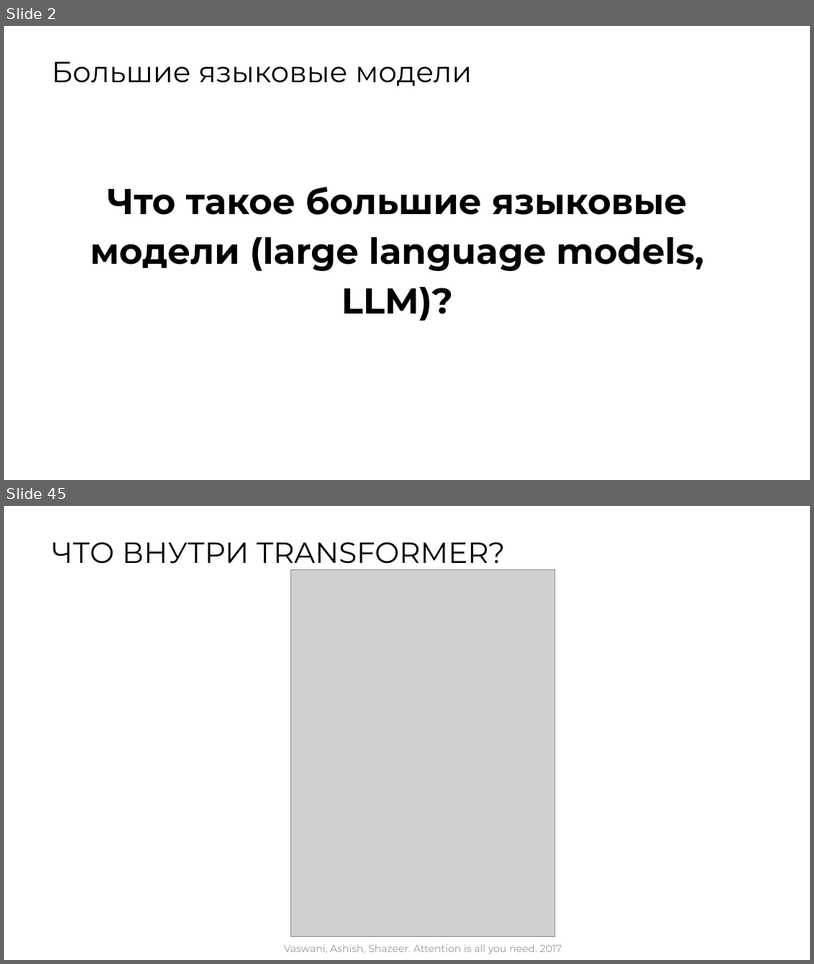
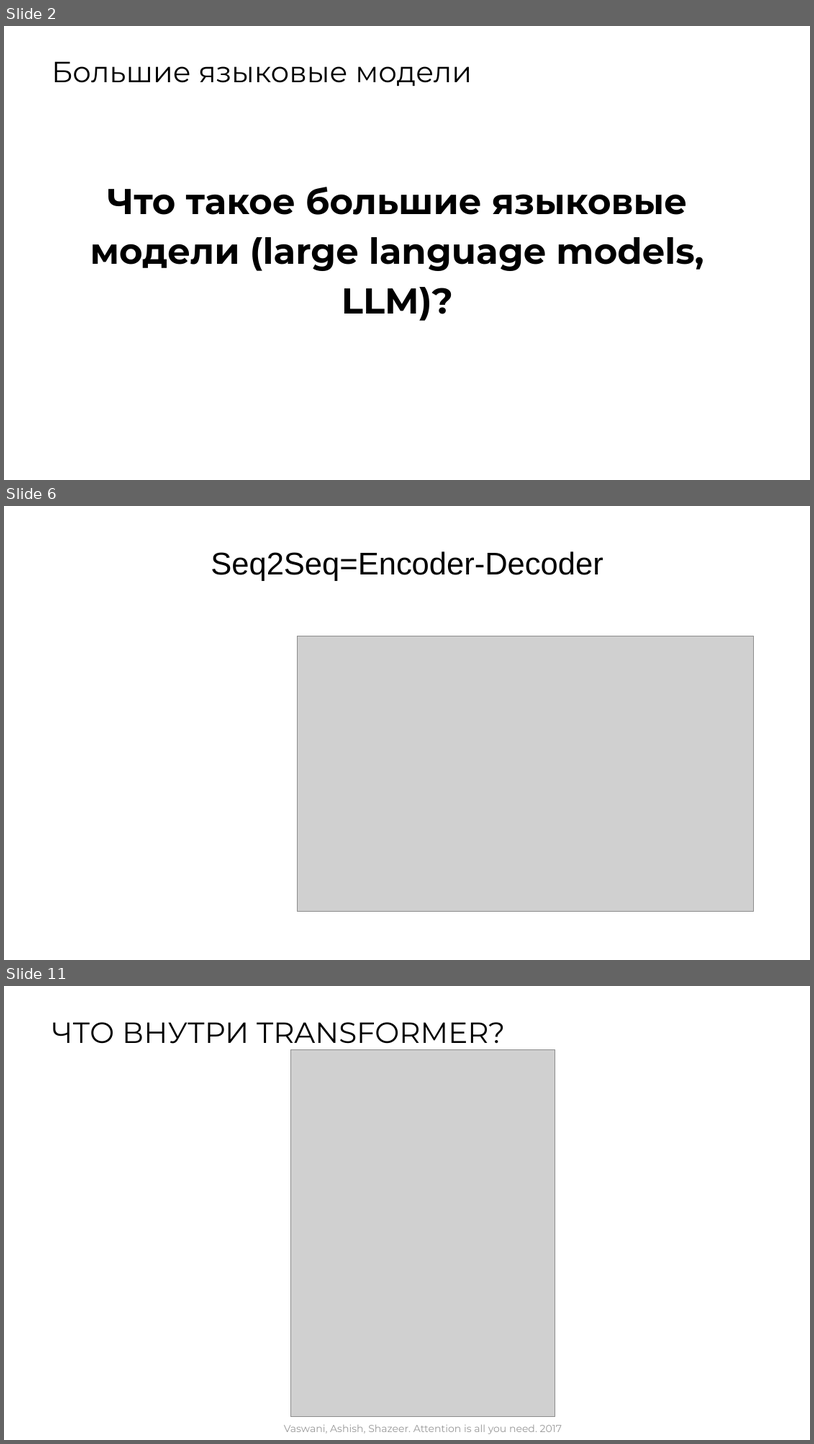
Before and after one commit to MVRonkin/BasicDataAnalysisCourse, a slide deck: Lec/06_LLM.pptx. Shown one above the other, each under a label of ours: slides 2 and 45 before the commit, slides 2, 6 and 11 after it; the slides between them are not shown. The pictures are 814x964 and 814x1444 pixels, drawn with LibreOffice and Linux fonts; fonts in the diff are those of the drawing; grey boxes stand for pictures. Boxes give left, top, right and bottom in pixels: in the first picture for what was removed or moved away, otherwise in the second. Text is boxed around its words. In the diff, an @@ line names an element or a change of style, - is before the commit and + after.

```diff
--- a/Lec/06_LLM.pptx
+++ b/Lec/06_LLM.pptx
@@ slide 6 added at (4,506,810,960), background #FFFFFF @@
@@ title added at (211,551,603,581), 28 pt, text #000000 @@
+Seq2Seq=Encoder-Decoder
@@ picture added at (298,636,754,911) @@
@@ what was slide 45 is now slide 11 @@
```
Also in this commit, not shown: 8 other slides added, 3 other files.
